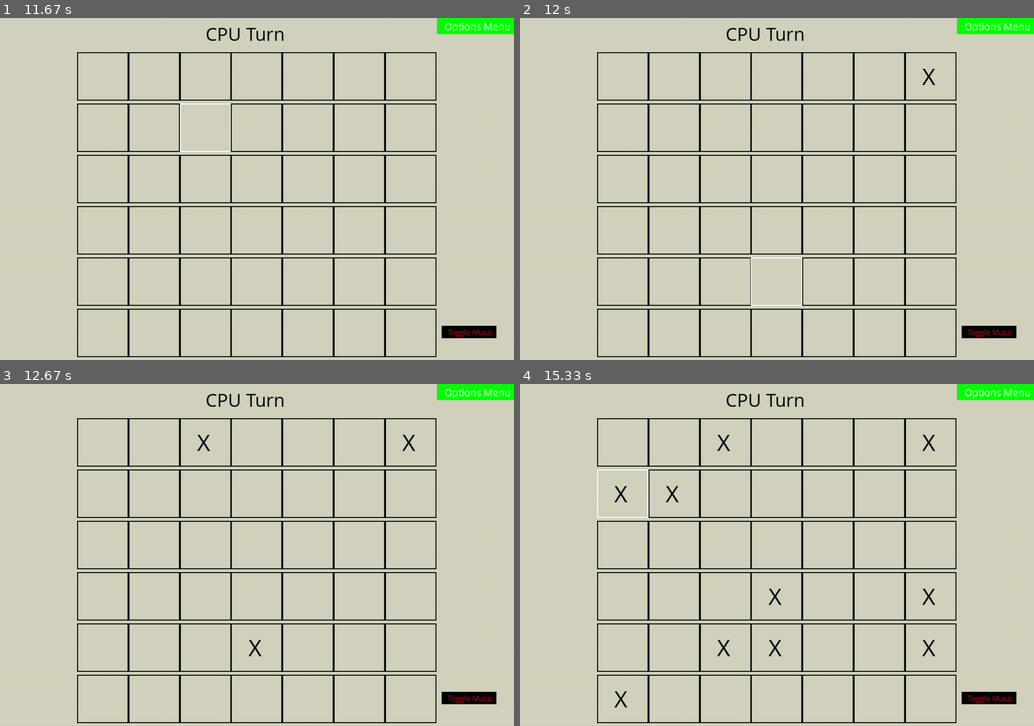
Above: before the commit, frames 1-4 (two rows, left to right).
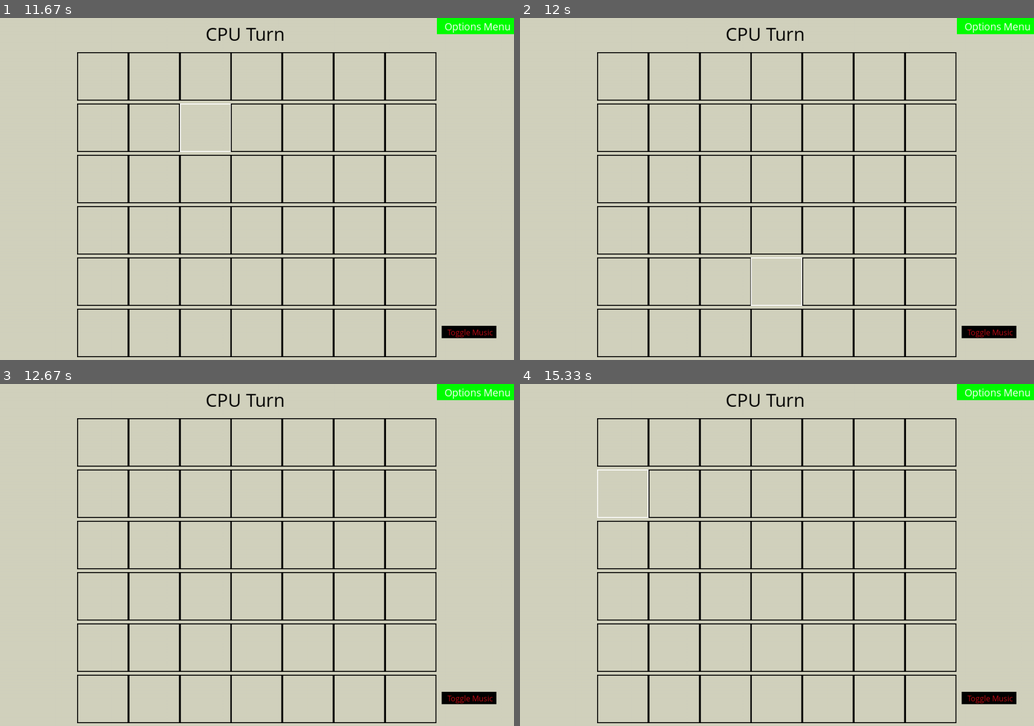
Above: after the commit, the same moments.

Repository: Benndot/Connect-X-Pygame
Game: pygame game, started from pygame_tictactoe.py
Two runs of this game, one before a commit and one after it. Both use one fixed random seed, a clock stepped at 60 frames per second and the inputs below.
Inputs (mouse positions are in pixels of both pictures, inside the frame that each line leads up to):
- Up to frame 1 (11.67 s): click "Start" at 0.42 s; click "0. Play GameHandler" at 0.77 s; click "0. Connect4" at 1.1 s; click "HEADS" at 1.45 s; move the mouse to (205, 106) at 2.27 s; click (205, 106) at 2.43 s; click "TAILS" at 5.07 s; press the mouse at (205, 106) at 9.97 s; move the mouse to (190, 202) at 10.07 s; release the mouse at (179, 298) at 10.2 s; press the mouse at (205, 106) at 10.43 s; move the mouse to (303, 165) at 10.53 s; move the mouse to (406, 223) at 10.63 s; release the mouse at (406, 223) at 10.67 s; move the mouse to (272, 305) at 10.9 s; click (272, 305) at 11.07 s; press the mouse at (205, 106) at 11.57 s
- Up to frame 2 (12 s): move the mouse to (818, 100) at 11.67 s; release the mouse at (915, 96) at 11.8 s; move the mouse to (787, 284) at 11.9 s
- Up to frame 3 (12.67 s): click (267, 650) at 12 s; move the mouse to (185, 459) at 12.23 s; click (185, 459) at 12.33 s; move the mouse to (71, 657) at 12.57 s
- Up to frame 4 (15.33 s): click (591, 657) at 12.67 s; move the mouse to (679, 479) at 12.9 s; click (679, 479) at 13 s; move the mouse to (936, 623) at 13.23 s; click (936, 623) at 13.33 s; move the mouse to (730, 643) at 13.57 s; click (730, 643) at 13.67 s; move the mouse to (787, 585) at 13.9 s; click (787, 585) at 14 s; move the mouse to (597, 678) at 14.23 s; click (597, 678) at 14.33 s; move the mouse to (648, 490) at 14.57 s; click (648, 490) at 14.67 s; move the mouse to (920, 585) at 14.9 s; click (920, 585) at 15 s; move the mouse to (607, 469) at 15.23 s

Frame 1 is identical in both runs. In frame 2, less than 0.1% of the frame differs, in the area x 78-81%, y 14-20%; in frame 3, 0.1%; in frame 4, 0.5%, in the area x 18-81%, y 14-95%.

Commit message:
Created enemy_turn, expanded game handler
Enemy_turn has been created and works partially. Its delay is implemented but it does not actually do anything yet. I added 3 new attributes to the GameHandler class to faciliate the enemy turn.

Diff:
--- a/pygame_tictactoe.py
+++ b/pygame_tictactoe.py
@@ -232,6 +232,9 @@
     session_counter: int = 0
     priority: bool = True
     player_turn = True
+    enemy_turn_length = 5000  # in milliseconds
+    enemy_turn_start_time = 1  # Will contain the pygame.time.getticks() of when the CPU's turn began
+    time_taken = False  # Bool to show that the enemy_turn_start_time was taken
 
 
 active_game = connect4  # The active game format in use
@@ -676,7 +679,13 @@
                 pass
 
         pygame.display.update()
-        clock.tick(15)
+        clock.tick(60)  # Frame-rate
+
+        if not GameHandler.player_turn:
+            if not GameHandler.time_taken:
+                GameHandler.enemy_turn_start_time = pygame.time.get_ticks()
+                GameHandler.time_taken = True
+            enemy_turn()
 
 
 # ----------------------------------------------------------------------------------------------------------------------
@@ -706,7 +715,6 @@
             pygame.draw.rect(game_screen.screen, white, outline_rect, int(game_screen.height / 360))
             for evnt in pygame.event.get():
                 if evnt.type == pygame.MOUSEBUTTONUP:  # Detecting clicks
-                    self.value = GameHandler.player_symbol
                     return x, y, self.width, self.height
         else:  # Non-hover
             pygame.draw.rect(game_screen.screen, black, outline_rect, int(game_screen.height / 360))
@@ -752,12 +760,29 @@
                 physical_cell = cell.generate_cell_on_board()
                 if cell.value:
                     cell.draw_cell_value()
-                if physical_cell:
+                if physical_cell and GameHandler.player_turn:
                     print("A cell has been claimed!")
                     cell.value = GameHandler.player_symbol
+                    GameHandler.player_turn = False
 
 
 grid_manager = GridManager([], [])
+
+
+def enemy_turn():
+    current_time = pygame.time.get_ticks()
+    if current_time - GameHandler.enemy_turn_start_time >= GameHandler.enemy_turn_length:
+
+        for row in grid_manager.grid:
+            pass
+            for cell in row:
+                if cell.value:
+                    pass
+        print("Conditions were met!")
+        GameHandler.player_turn = True
+        GameHandler.time_taken = False
+        return
+    # Should have a little time delay before switching over
 
 
 # ----------------------------------------------------------------------------------------------------------------------
